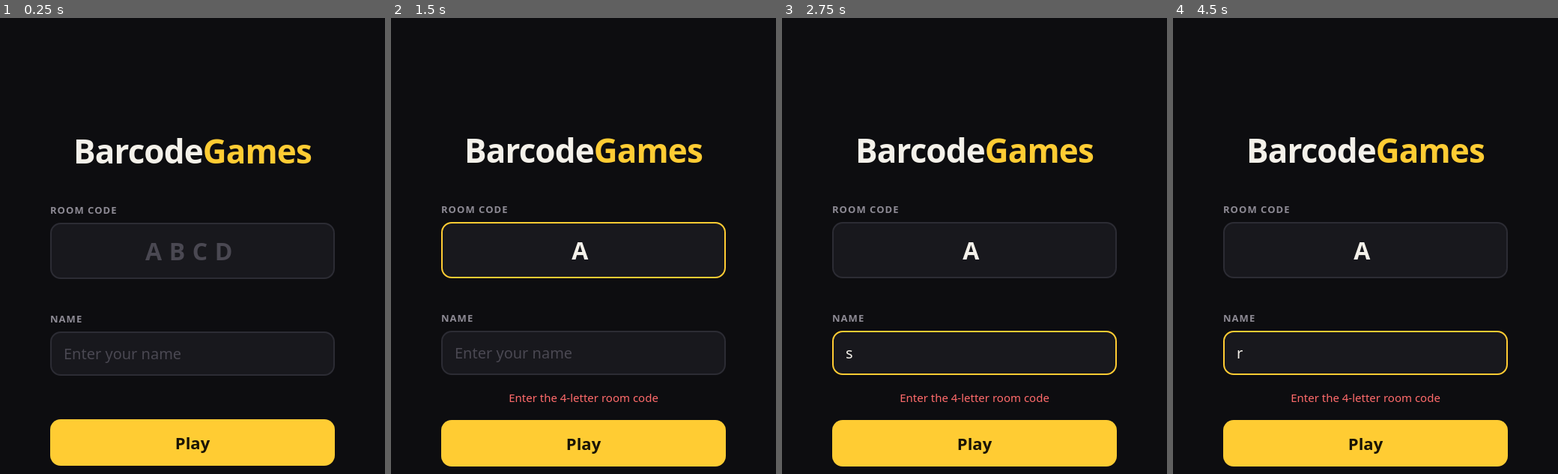
Above: before the commit, frames 1-4 (left to right).
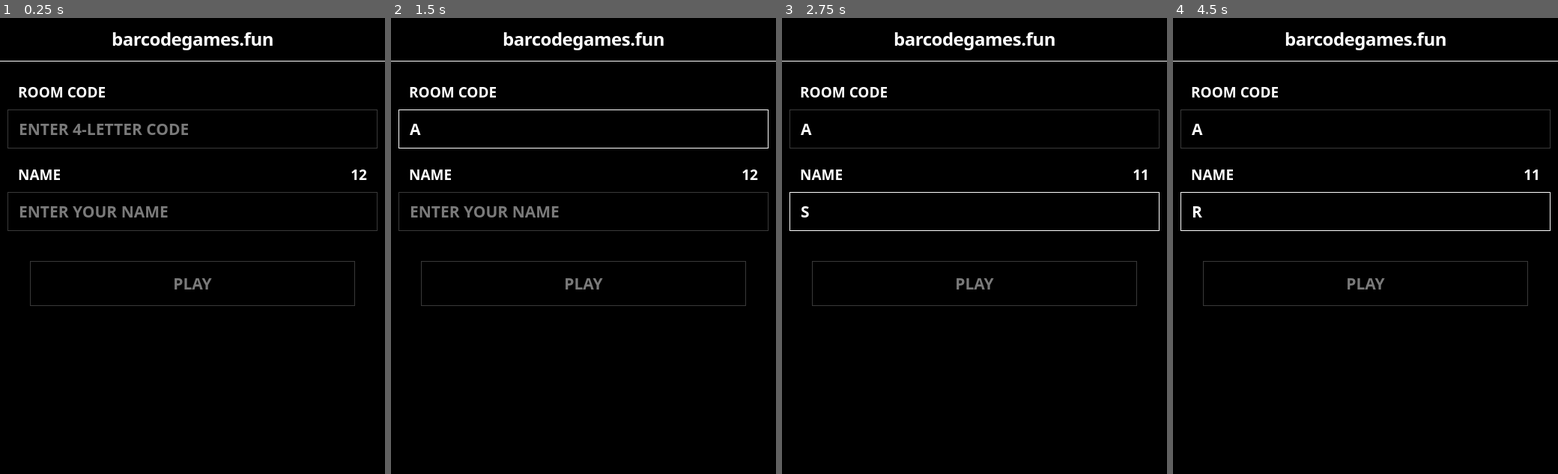
Above: after the commit, the same moments.

Repository: DillonRGaming/BarcodeGames-New
Game: browser game, page web/index.html
Same seed, same stepped clock (60 frames per second), same inputs: the game is played once before the commit and once after it.
Inputs (mouse positions are in pixels of both pictures, inside the frame that each line leads up to; where the layout moved, square brackets give the same spot in the first picture):
- Up to frame 1 (0.25 s): no input
- Up to frame 2 (1.5 s): click (583, 127) [583, 250] at 1.27 s; type "a" at 1.27 s; tap Enter at 1.3 s
- Up to frame 3 (2.75 s): click (974, 209) [974, 355] at 1.87 s; type "r" at 1.87 s; tap Enter at 1.9, 2.05, 2.5 s; click (974, 209) [974, 355] at 2.02 s; type "t" at 2.02 s; click (974, 209) [974, 355] at 2.47 s; type "s" at 2.47 s
- Up to frame 4 (4.5 s): click (1365, 209) [1365, 355] at 3.07 s; type "e" at 3.07 s; tap Enter at 3.1, 3.7, 4.3 s; click (1365, 127) [1365, 250] at 3.67 s; type "a" at 3.67 s; click (1365, 209) [1365, 355] at 4.27 s; type "r" at 4.27 s

The runs differ from the first frame. In frame 1, 29% of the frame differs, in the area x 0-100%, y 3-99%; in frame 2, 28%; in frame 3, 28%; in frame 4, 28%.

Commit message:
Join page in BarcodeGames style; drop filler text
Co-Authored-By: Claude Opus 5.5 <noreply@anthropic.com>

Diff:
--- a/web/games/dying-to-know/controller.css
+++ b/web/games/dying-to-know/controller.css
@@ -45,14 +45,6 @@
   font-size: clamp(36px, 11vw, 52px);
   font-weight: normal;
   text-shadow: 0 3px 14px rgba(0, 0, 0, 0.95);
-}
-
-.dtk-sub {
-  max-width: 300px;
-  font-size: 18px;
-  line-height: 1.4;
-  color: #cbbf9f;
-  text-shadow: 0 2px 8px rgba(0, 0, 0, 0.95);
 }
 
 .dtk-answers {
--- a/web/games/dying-to-know/controller.js
+++ b/web/games/dying-to-know/controller.js
@@ -5,7 +5,7 @@
  *   { type: 'lobby' }                         waiting for the game to start
  *   { type: 'question', answers: [4 strings] } show answer buttons
  *   { type: 'reveal', correct: boolean }      after the timer runs out
- *   { type: 'wait', text }                    anything else, e.g. between rounds
+ *   { type: 'wait', text? }                   between rounds (blank unless text is given)
  *
  * Messages to the host:
  *   { type: 'answer', index }                 0-based answer the player picked
@@ -23,10 +23,9 @@
   root.querySelector('.dtk-name').textContent = player.name;
   const body = root.querySelector('.dtk-body');
 
-  function showMessage(title, sub = '') {
-    body.innerHTML = '<h2 class="dtk-title"></h2><p class="dtk-sub"></p>';
+  function showMessage(title = '') {
+    body.innerHTML = '<h2 class="dtk-title"></h2>';
     body.querySelector('.dtk-title').textContent = title;
-    body.querySelector('.dtk-sub').textContent = sub;
   }
 
   function showQuestion(answers) {
@@ -52,19 +51,19 @@
   onMessage((data) => {
     switch (data.type) {
       case 'lobby':
-        showMessage("You're in!", 'Watch the screen. The game starts soon.');
+        showMessage();
         break;
       case 'question':
         showQuestion(data.answers);
         break;
       case 'reveal':
-        showMessage(data.correct ? 'Correct' : 'Wrong', data.correct ? 'You live... for now.' : 'Something is coming for you.');
+        showMessage(data.correct ? 'Correct' : 'Wrong');
         break;
       case 'wait':
-        showMessage(data.text || 'Watch the screen');
+        showMessage(data.text);
         break;
     }
   });
 
-  showMessage("You're in!", 'Watch the screen. The game starts soon.');
+  showMessage();
 });
--- a/web/index.html
+++ b/web/index.html
@@ -4,38 +4,39 @@
 <head>
   <meta charset="UTF-8">
   <meta name="viewport" content="width=device-width, initial-scale=1.0, viewport-fit=cover">
-  <meta name="theme-color" content="#0d0d10">
+  <meta name="theme-color" content="#000000">
   <title>BarcodeGames</title>
   <link rel="preconnect" href="https://fonts.googleapis.com">
   <link rel="preconnect" href="https://fonts.gstatic.com" crossorigin>
-  <link href="https://fonts.googleapis.com/css2?family=Rubik:wght@500;700;800&display=swap" rel="stylesheet">
+  <link href="https://fonts.googleapis.com/css2?family=Archivo:wght@500;700;800&display=swap" rel="stylesheet">
   <link rel="stylesheet" href="shared/join.css">
 </head>
 
 <body>
   <!-- Join screen: shared by every game -->
-  <main id="joinScreen" class="join-screen">
-    <h1 class="brand">Barcode<span>Games</span></h1>
+  <div id="joinScreen" class="join-screen">
+    <header class="topbar">
+      <span class="brand">barcodegames.fun</span>
+    </header>
 
     <form id="joinForm" class="join-form" autocomplete="off" novalidate>
       <label class="field">
         <span class="field-label">Room code</span>
-        <input id="codeInput" class="code-input" maxlength="4" inputmode="text" autocapitalize="characters"
-          spellcheck="false" placeholder="ABCD" required>
-        <span id="gamePreview" class="game-preview" aria-live="polite"></span>
+        <input id="codeInput" maxlength="4" autocapitalize="characters" spellcheck="false"
+          placeholder="ENTER 4-LETTER CODE" required>
       </label>
 
       <label class="field">
-        <span class="field-label">Name</span>
-        <input id="nameInput" class="name-input" maxlength="12" autocapitalize="words" spellcheck="false"
-          placeholder="Enter your name" required>
+        <span class="field-label">Name <span id="nameCount" class="field-count">12</span></span>
+        <input id="nameInput" maxlength="12" autocapitalize="characters" spellcheck="false"
+          placeholder="ENTER YOUR NAME" required>
       </label>
 
       <p id="joinError" class="join-error" role="alert"></p>
 
-      <button id="joinBtn" class="join-btn" type="submit">Play</button>
+      <button id="joinBtn" class="join-btn" type="submit" disabled>Play</button>
     </form>
-  </main>
+  </div>
 
   <!-- Game controller: each game mounts its own UI here -->
   <main id="gameScreen" class="game-screen hidden"></main>
--- a/web/shared/join.css
+++ b/web/shared/join.css
@@ -1,20 +1,18 @@
-/* Join shell — shared by every game. Game controllers style themselves in games/<id>/controller.css */
+/* Join shell — shared by every game. BarcodeGames theme: black, square, white accents, no glow, no shadows.
+   Game controllers style themselves in games/<id>/controller.css */
 
 :root {
-  --bg: #0d0d10;
-  --surface: #18181d;
-  --border: #2c2c34;
-  --text: #f4f1ea;
-  --muted: #8d8a94;
-  --accent: #ffcc33;
-  --accent-text: #1a1406;
-  --danger: #ff6b6b;
-  --radius: 14px;
+  --bg: #000;
+  --line: #3a3a3a;
+  --text: #fff;
+  --muted: #7a7a7a;
+  --font: 'Archivo', system-ui, sans-serif;
 }
 
 * {
   box-sizing: border-box;
   margin: 0;
+  border-radius: 0;
 }
 
 html,
@@ -25,7 +23,7 @@
 body {
   background: var(--bg);
   color: var(--text);
-  font-family: 'Rubik', system-ui, sans-serif;
+  font-family: var(--font);
   -webkit-tap-highlight-color: transparent;
   overscroll-behavior: none;
 }
@@ -36,123 +34,108 @@
 
 /* ---------- Join screen ---------- */
 
-.join-screen {
-  min-height: 100%;
+.topbar {
   display: flex;
-  flex-direction: column;
+  justify-content: center;
   align-items: center;
-  justify-content: center;
-  gap: 40px;
-  padding: max(24px, env(safe-area-inset-top)) 16px max(24px, env(safe-area-inset-bottom));
+  height: 60px;
+  padding-top: env(safe-area-inset-top);
+  box-sizing: content-box;
+  border-bottom: 1px solid var(--text);
 }
 
 .brand {
-  font-size: clamp(32px, 9vw, 44px);
+  font-size: 24px;
   font-weight: 800;
   letter-spacing: -0.02em;
 }
 
-.brand span {
-  color: var(--accent);
-}
-
 .join-form {
   width: 100%;
-  max-width: 380px;
+  max-width: 526px;
+  margin: 0 auto;
+  padding: 28px 16px;
   display: flex;
   flex-direction: column;
-  gap: 20px;
+  gap: 22px;
 }
 
 .field {
   display: flex;
   flex-direction: column;
-  gap: 8px;
+  gap: 10px;
 }
 
 .field-label {
-  font-size: 13px;
+  display: flex;
+  justify-content: space-between;
+  padding: 0 14px;
+  font-size: 19px;
   font-weight: 700;
-  letter-spacing: 0.08em;
-  text-transform: uppercase;
-  color: var(--muted);
-}
-
-.code-input,
-.name-input {
-  width: 100%;
-  background: var(--surface);
-  border: 2px solid var(--border);
-  border-radius: var(--radius);
-  color: var(--text);
-  font: inherit;
-  padding: 14px 16px;
-  outline: none;
-  transition: border-color 0.15s;
-}
-
-.code-input:focus,
-.name-input:focus {
-  border-color: var(--accent);
-}
-
-.code-input {
-  font-size: 32px;
-  font-weight: 800;
-  letter-spacing: 0.3em;
-  text-align: center;
   text-transform: uppercase;
 }
 
-.name-input {
-  font-size: 20px;
-  font-weight: 500;
+.field input {
+  width: 100%;
+  height: 52px;
+  padding: 0 14px;
+  background: var(--bg);
+  border: 1px solid var(--line);
+  color: var(--text);
+  font-family: var(--font);
+  font-size: 21px;
+  font-weight: 700;
+  text-transform: uppercase;
+  outline: none;
+  -webkit-appearance: none;
 }
 
-.code-input::placeholder,
-.name-input::placeholder {
-  color: #4a4852;
+.field input:focus {
+  border-color: var(--text);
 }
 
-.game-preview {
-  min-height: 1.2em;
-  font-size: 14px;
-  font-weight: 500;
-  text-align: center;
-  color: var(--accent);
-}
-
-.game-preview.bad {
+.field input::placeholder {
   color: var(--muted);
 }
 
 .join-error {
   min-height: 1.2em;
+  margin: -6px 0;
   font-size: 15px;
+  font-weight: 700;
   text-align: center;
-  color: var(--danger);
+  text-transform: uppercase;
+}
+
+.join-error:empty {
+  min-height: 0;
 }
 
 .join-btn {
-  appearance: none;
-  border: 0;
-  border-radius: var(--radius);
-  background: var(--accent);
-  color: var(--accent-text);
-  font: inherit;
-  font-size: 22px;
+  width: calc(100% - 60px);
+  height: 60px;
+  margin: 8px auto 0;
+  border: 1px solid var(--text);
+  background: var(--text);
+  color: var(--bg);
+  font-family: var(--font);
+  font-size: 21px;
   font-weight: 800;
-  padding: 16px;
+  text-transform: uppercase;
   cursor: pointer;
-  transition: transform 0.1s, opacity 0.15s;
-}
-
-.join-btn:active {
-  transform: scale(0.97);
+  -webkit-appearance: none;
 }
 
 .join-btn:disabled {
-  opacity: 0.6;
+  background: var(--bg);
+  border-color: var(--line);
+  color: var(--muted);
+  cursor: default;
+}
+
+.join-btn:not(:disabled):active {
+  background: var(--bg);
+  color: var(--text);
 }
 
 /* ---------- Game screen (games fill this) ---------- */
@@ -165,16 +148,16 @@
 
 .notice {
   position: fixed;
-  top: max(12px, env(safe-area-inset-top));
-  left: 50%;
-  transform: translateX(-50%);
-  max-width: calc(100% - 32px);
-  padding: 10px 18px;
-  border-radius: 999px;
-  background: rgba(0, 0, 0, 0.8);
-  color: #fff;
-  font-family: 'Rubik', system-ui, sans-serif;
+  top: 0;
+  left: 0;
+  right: 0;
+  padding: calc(10px + env(safe-area-inset-top)) 16px 10px;
+  background: var(--text);
+  color: var(--bg);
+  font-family: var(--font);
   font-size: 15px;
-  font-weight: 500;
+  font-weight: 800;
+  text-align: center;
+  text-transform: uppercase;
   z-index: 100;
 }
--- a/web/shared/join.js
+++ b/web/shared/join.js
@@ -19,7 +19,7 @@
   const nameInput = $('nameInput');
   const joinBtn = $('joinBtn');
   const errorEl = $('joinError');
-  const previewEl = $('gamePreview');
+  const nameCount = $('nameCount');
   const noticeEl = $('notice');
 
   const controllers = {};
@@ -44,47 +44,39 @@
   codeInput.value = (params.get('code') || '').toUpperCase().slice(0, 4);
   nameInput.value = store.get(localStorage, NAME_KEY) || '';
 
-  let lookupId = 0;
-  async function previewGame() {
-    const code = codeInput.value;
-    previewEl.textContent = '';
-    previewEl.classList.remove('bad');
-    if (code.length !== 4) return;
-    const id = ++lookupId;
-    const room = await RoomClient.lookup(code);
-    if (id !== lookupId) return;
-    if (!room) {
-      previewEl.textContent = 'Room not found';
-      previewEl.classList.add('bad');
-    } else {
-      const game = window.BARCODE_GAMES[room.game];
-      previewEl.textContent = `${game ? game.title : room.game} · ${room.players}/${room.maxPlayers}`;
-    }
+  function updateForm() {
+    codeInput.value = codeInput.value.toUpperCase().replace(/[^A-Z]/g, '').slice(0, 4);
+    nameInput.value = nameInput.value.toUpperCase();
+    nameCount.textContent = nameInput.maxLength - nameInput.value.length;
+    joinBtn.disabled = codeInput.value.length !== 4 || !nameInput.value.trim();
   }
 
   codeInput.addEventListener('input', () => {
-    codeInput.value = codeInput.value.toUpperCase().replace(/[^A-Z]/g, '').slice(0, 4);
     errorEl.textContent = '';
+    updateForm();
     if (codeInput.value.length === 4 && !nameInput.value) nameInput.focus();
-    previewGame();
   });
 
-  nameInput.addEventListener('input', () => { errorEl.textContent = ''; });
+  nameInput.addEventListener('input', () => {
+    errorEl.textContent = '';
+    updateForm();
+  });
+
+  updateForm();
 
   form.addEventListener('submit', (e) => {
     e.preventDefault();
     const code = codeInput.value;
     const name = nameInput.value.trim();
-    if (code.length !== 4) return showError('Enter the 4-letter room code');
-    if (!name) return showError('Enter a name');
+    if (code.length !== 4 || !name) return;
     store.set(localStorage, NAME_KEY, name);
     join(code, name);
   });
 
   function showError(message) {
     errorEl.textContent = message;
-    joinBtn.disabled = false;
     joinBtn.textContent = 'Play';
+    updateForm();
   }
 
   /* ---------- Connection ---------- */
@@ -189,7 +181,5 @@
     codeInput.value = saved.code;
     nameInput.value = saved.name || nameInput.value;
     join(saved.code, saved.name, saved.playerToken);
-  } else if (codeInput.value.length === 4) {
-    previewGame();
   }
 })();
